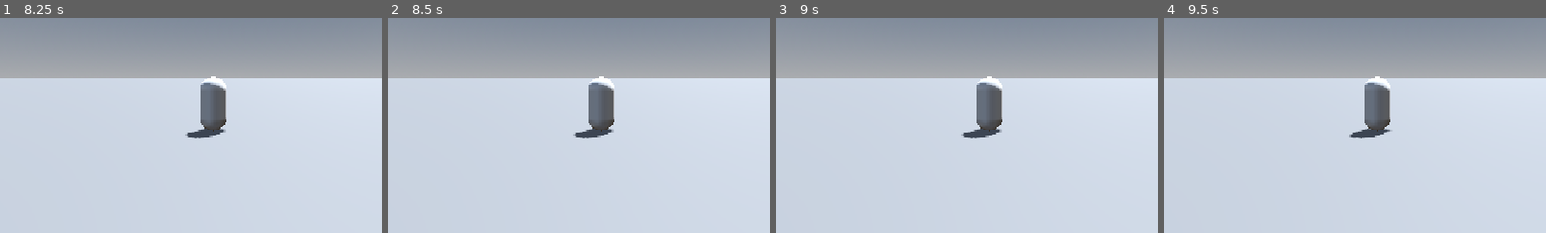
Above: before the commit, frames 1-4 (left to right).
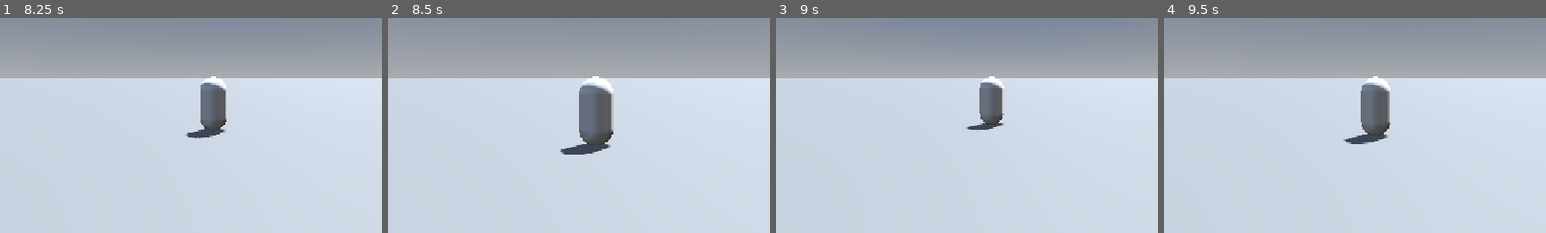
Above: after the commit, the same moments.

Repository: mrgarso/azure-latch
Game: Godot game, scene res://scenes/map.tscn
Same seed, same stepped clock (60 frames per second), same inputs: the game is played once before the commit and once after it.
Inputs (mouse positions are % of the whole screen's width and height, from its top left):
- Up to frame 1 (8.25 s): move the mouse to (72, 45) at 0.52 s; tap 1 (1) at 0.6, 5.3, 5.85 s; tap A (a) at 0.8, 1.35, 6.05, 6.6 s; move the mouse to (30, 55) at 1.27 s; tap D (d) at 1.55, 2.1, 6.8, 7.35 s; tap Enter at 2, 3.5, 5 s; move the mouse to (60, 28) at 2.02 s; press the mouse at (60, 28) at 2.03 s; tap Space at 2.75, 4.25, 7.25 s; move the mouse to (45, 70) at 2.77 s; release the mouse at (45, 70) at 2.78 s; click (45, 70) at 2.85 s; right-click (45, 70) at 3.05 s; move the mouse to (80, 65) at 3.52 s; hold Right mouse button (m2) 3.53-4.28 s; tap S (s) at 3.8, 4.35 s; move the mouse to (20, 35) at 4.27 s; tap W (w) at 4.55, 5.1 s; move the mouse to (55, 50) at 5.02 s; move the mouse to (35, 25) at 5.77 s; move the mouse to (72, 45) at 6.52 s; move the mouse to (30, 55) at 7.27 s; click (30, 55) at 7.55 s; move the mouse to (60, 28) at 8.02 s; press the mouse at (60, 28) at 8.03 s
- Up to frame 2 (8.5 s): right-click (60, 28) at 8.3 s
- Up to frame 3 (9 s): move the mouse to (45, 70) at 8.77 s; release the mouse at (45, 70) at 8.78 s; right-click (45, 70) at 8.85 s
- Up to frame 4 (9.5 s): tap S (s) at 9.05 s
The pictures show only the part of the screen within x 20-70%, y 36-86%; the shares and areas given below are measured in that part.

Frame 1 is identical in both runs. In frame 2, 1.9% of the frame differs, in the area x 45-60%, y 27-64%; in frame 3, 0.9%; in frame 4, 0.9%.

Commit message:
arreglo rapido de fisicas de pelota
-mejore un poco la fisica de la pelota
-decidi eliminar el area de volea para implementar de otra manera

Diff:
--- a/scenes/player.tscn
+++ b/scenes/player.tscn
@@ -5,7 +5,6 @@
 [ext_resource type="Script" uid="uid://b5rqxnoug1b4t" path="res://scripts/skills/Isagi_moves/isagi_moves.gd" id="3_qhqgy"]
 [ext_resource type="Script" uid="uid://bo4redc340gr2" path="res://scripts/skills/Isagi_moves/move_1.gd" id="4_dqkch"]
 [ext_resource type="Script" uid="uid://b43wu3yraw8dv" path="res://scripts/grab_ball_area.gd" id="4_tuyoq"]
-[ext_resource type="Script" uid="uid://bx2u43mcri4vt" path="res://scripts/volley_area.gd" id="5_qlg0r"]
 [ext_resource type="Texture2D" uid="uid://b824ncaeuxk6r" path="res://assets/WhatsApp Image 2026-07-30 at 9.23.18 PM.jpeg" id="7_smehm"]
 [ext_resource type="Texture2D" uid="uid://u5a0wpx5ek68" path="res://assets/white-stucco-wall_1194-6992.jpg" id="8_smehm"]
 [ext_resource type="Script" uid="uid://iv6dq0eynq63" path="res://scripts/console/console.gd" id="9_ur7pv"]
@@ -16,9 +15,6 @@
 material = SubResource("StandardMaterial3D_m5xwp")
 
 [sub_resource type="CapsuleShape3D" id="CapsuleShape3D_yf5fn"]
-
-[sub_resource type="SphereShape3D" id="SphereShape3D_g4v7s"]
-radius = 2.546
 
 [sub_resource type="SphereShape3D" id="SphereShape3D_tuyoq"]
 radius = 1.4
@@ -40,7 +36,7 @@
 ball_holder = NodePath("ball_holder")
 spring_arm_3d = NodePath("shoulder/SpringArm3D")
 grab_ball_area = NodePath("grab_ball_area")
-volley_area = NodePath("volley_area")
+volley_area = NodePath("")
 ball_aim = NodePath("ball_aim")
 
 [node name="MeshInstance3D" type="MeshInstance3D" parent="." unique_id=510798569]
@@ -60,14 +56,6 @@
 spring_arm_3d = NodePath("..")
 shoulder = NodePath("../..")
 player = NodePath("../../..")
-
-[node name="volley_area" type="Area3D" parent="." unique_id=145828669]
-collision_layer = 0
-collision_mask = 4
-script = ExtResource("5_qlg0r")
-
-[node name="CollisionShape3D" type="CollisionShape3D" parent="volley_area" unique_id=2075386139]
-shape = SubResource("SphereShape3D_g4v7s")
 
 [node name="grab_ball_area" type="Area3D" parent="." unique_id=275785431 node_paths=PackedStringArray("ball_holder", "player", "ball_aim")]
 collision_layer = 0
@@ -183,8 +171,6 @@
 material_override = SubResource("StandardMaterial3D_yf5fn")
 mesh = SubResource("SphereMesh_g4v7s")
 
-[connection signal="area_entered" from="volley_area" to="volley_area" method="_on_area_entered"]
-[connection signal="area_exited" from="volley_area" to="volley_area" method="_on_area_exited"]
 [connection signal="area_entered" from="grab_ball_area" to="grab_ball_area" method="_on_area_entered"]
 [connection signal="area_exited" from="grab_ball_area" to="grab_ball_area" method="_on_area_exited"]
 [connection signal="text_changed" from="CanvasLayer/console/console_typer" to="CanvasLayer/console" method="_on_console_typer_text_changed"]
--- a/scripts/ball/ball.gd
+++ b/scripts/ball/ball.gd
@@ -7,7 +7,7 @@
 @export var radius := 0.0
 @export var speed_scale := 1.0
 @export var restitution = 0.5
-@export var air_friction := 0.96
+@export var air_friction := 0.5
 @export var mesh: MeshInstance3D
 @export var detection: Area3D
 @export var trajectory_mesh: MeshInstance3D
@@ -30,24 +30,25 @@
 
 	var steps := 4
 	var step_delta = delta / steps
+	if current_owner == null or predicting:
+		for i in steps:
+			var motion = vel * step_delta
+			var motion_length = motion.length()
+			if motion_length < 0.001:
+				continue
 
-	for i in steps:
-		var motion = vel * step_delta
-		var motion_length = motion.length()
-		if motion_length < 0.001:
-			continue
-
-		var space_state = get_world_3d().direct_space_state
-		var query = PhysicsRayQueryParameters3D.create(
-			pos,
-			pos + motion.normalized() * (motion.length() + radius)
-		)
-		var result = space_state.intersect_ray(query)
-		if result:
-			pos = result.position - motion.normalized() * radius
-			vel = vel.bounce(result.normal) * restitution
-		else:
-			pos += motion
+			var space_state = get_world_3d().direct_space_state
+			var query = PhysicsRayQueryParameters3D.create(
+				pos,
+				pos + motion.normalized() * (motion.length() + radius)
+			)
+			var result = space_state.intersect_ray(query)
+			if result:
+				var rest_vector := Vector3(1,restitution,1)
+				pos = result.position - motion.normalized() * radius
+				vel = vel.bounce(result.normal) * rest_vector
+			else:
+				pos += motion
 
 	return {"position": pos, "velocity": vel}
 
--- a/scripts/camera_3d.gd
+++ b/scripts/camera_3d.gd
@@ -5,9 +5,13 @@
 @export var spring_arm_3d: SpringArm3D
 @export var shoulder: Node3D
 @export var player: Player
+var desired_fov := 75.0
+var fov_changers :Array[float] = []
 var mouse_mode = Input.mouse_mode
 
 func _physics_process(delta: float) -> void:
+	if fov_changers:
+		pass
 	if Input.is_action_just_pressed("shift"):
 		if Input.mouse_mode == Input.MOUSE_MODE_CAPTURED:
 			Input.mouse_mode = Input.MOUSE_MODE_VISIBLE
--- a/scripts/grab_ball_area.gd
+++ b/scripts/grab_ball_area.gd
@@ -14,24 +14,30 @@
 	match hold_time:
 		var x when x < kick_modes[0]:
 			kick_strength = kick_strengths[0]
-			print("min")
 		var x when x >= kick_modes[0] and x < kick_modes[1]:
 			kick_strength = kick_strengths[1]
-			print("mid")
 		var x when x >= kick_modes[1]:
 			kick_strength = kick_strengths[2]
-			print("max")
 	if ball:
 		ball.global_position = ball_holder.global_position
-		SB.kick(player, Vector3(0, max(player.spring_arm_3d.rotation.x * 1, 0), 1), kick_strength, false, 1.3)
 	if Input.is_action_pressed("m1"):
 		if hold_time < 1:
 			hold_time += delta
+		if ball:
+			SB.kick(player, Vector3(0, max(player.spring_arm_3d.rotation.x * 1, 0), 1), kick_strength, false, 1.6)
 
 	elif Input.is_action_just_released("m1") and hold_time:
 		if ball:
-			SB.kick(player, Vector3(0, max(player.spring_arm_3d.rotation.x * 1, 0), 1), kick_strength, true, 1.3)
+			SB.kick(player, Vector3(0, max(player.spring_arm_3d.rotation.x * 1, 0), 1), kick_strength, true, 1.6)
 		hold_time = 0
+
+func _input(event: InputEvent) -> void:
+	if !ball:
+		if Input.is_action_pressed("m1") and Input.is_action_pressed("m2"):
+			SB.fov_change(player, 70, 50, 0.45)
+			await SB.wait(30, 1.0)
+			SB.fov_change(player, 90, 70, 0.5)
+
 func _on_area_entered(area: Node3D) -> void:
 	var target :Node3D= area.get_parent()
 	if target is Ball:
--- a/scripts/skills/skill_builder.gd
+++ b/scripts/skills/skill_builder.gd
@@ -63,8 +63,8 @@
 	var aim_dir := (target.transform.basis * direction).normalized()
 	var final_direction := -aim_dir * force
 	var ball_traj := PackedVector3Array()
-	var ball_traj_range := 380.0
-	var ball_traj_inbetween := 5.0
+	var ball_traj_range := 120.0
+	var ball_traj_inbetween := 10.0
 
 	ball_traj = subject.predict_trajectory(subject.global_position, final_direction, ball_traj_range/60.0, 1/60.0, speed)
 
@@ -75,9 +75,15 @@
 		clone.scale *= 0.2
 		delete(clone, 0.025)
 
-	target.ball_aim.global_position = ball_traj[ball_traj.size() - 1]
+	target.ball_aim.global_position = ball_traj[ball_traj.size() - 2]
 
 	if unattach:
+		for i in ball_traj.size() / ball_traj_inbetween:
+			var clone := target.ball_aim.duplicate()
+			get_tree().current_scene.add_child(clone)
+			clone.global_position = ball_traj[i * ball_traj_inbetween]
+			clone.scale *= 0.2
+			delete(clone, ball_traj_range/60)
 		subject.current_owner = null
 		subject.last_owner = target
 		subject.apply_impulse(final_direction)
--- a/scripts/volley_area.gd
+++ /dev/null
@@ -1,19 +0,0 @@
-extends Area3D
-
-var ball : Ball = null
-
-func _physics_process(delta: float) -> void:
-	if !ball:
-		if Input.is_action_pressed("m1") and Input.is_action_pressed("m2"):
-			pass
-
-func _on_area_entered(area: Node3D) -> void:
-	var target :Node3D= area.get_parent()
-	if target is Ball:
-		ball = target
-
-
-func _on_area_exited(area: Node3D) -> void:
-	var target :Node3D= area.get_parent()
-	if target is Ball:
-		ball = null
Not shown, removed: scripts/volley_area.gd.uid
